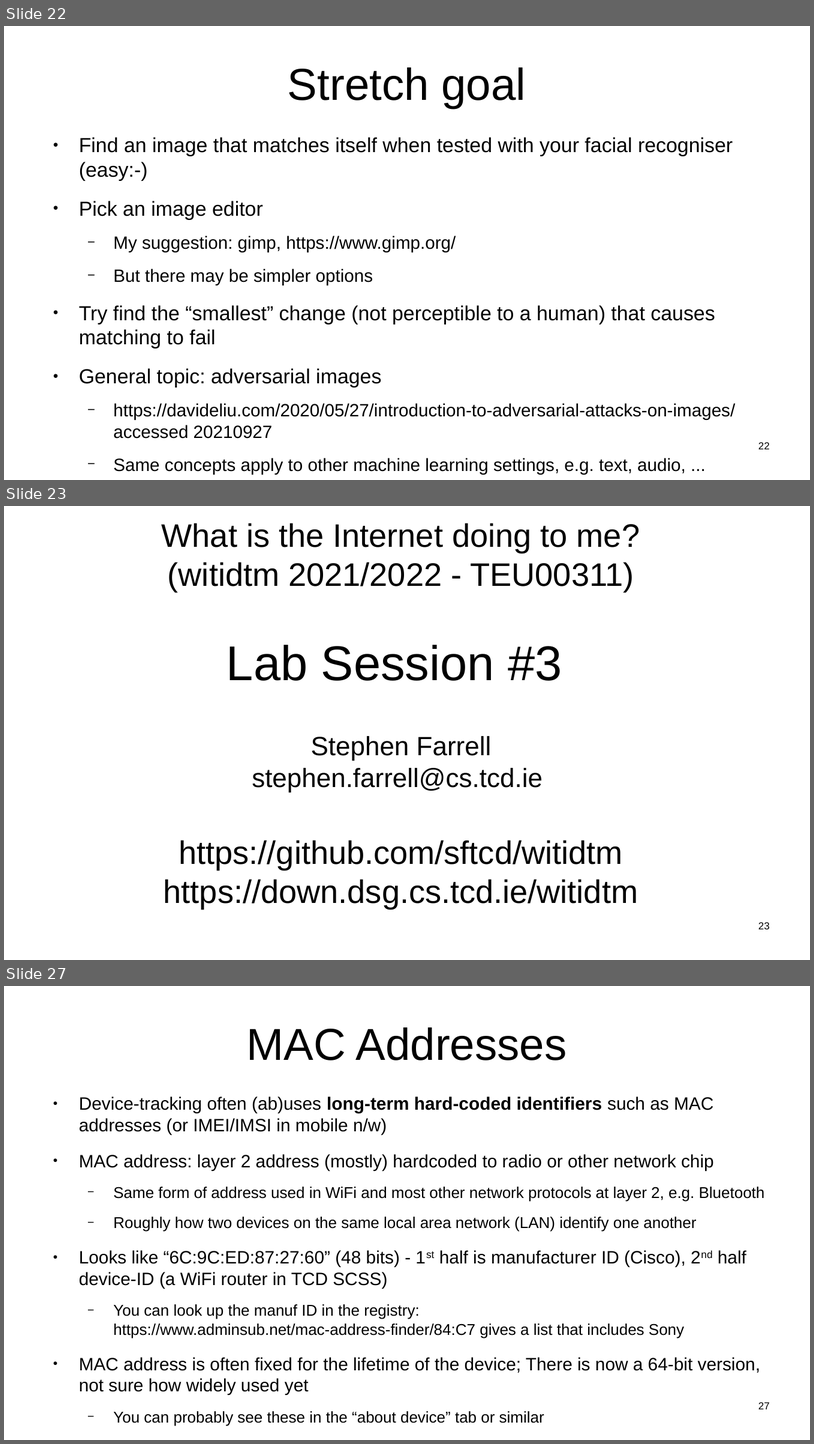
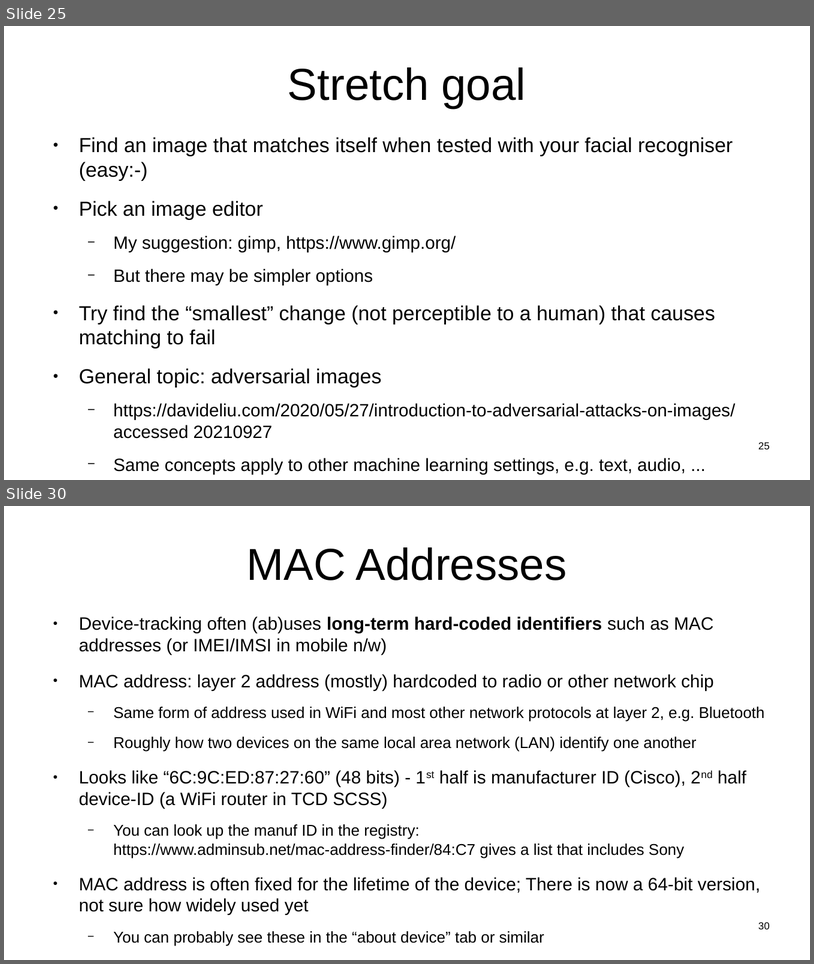
Before and after one commit to sftcd/witidtm, a slide deck: lectures/2022-2023/labs.odp. Shown one above the other, each under a label of ours: slides 22, 23 and 27 before the commit, slides 25 and 30 after it; the slides between them are not shown. The pictures are 814x1444 and 814x964 pixels, drawn with LibreOffice and Linux fonts; fonts in the diff are those of the drawing. Boxes give left, top, right and bottom in pixels: in the first picture for what was removed or moved away, otherwise in the second. Text is boxed around its words. In the diff, an @@ line names an element or a change of style, - is before the commit and + after.

```diff
--- a/lectures/2022-2023/labs.odp
+++ b/lectures/2022-2023/labs.odp
@@ slide 23 removed at <box>4,506,810,960</box>, background #FFFFFF @@
@@ subtitle removed at <box>162,523,640,908</box> @@
-What is the Internet doing to me?
-(witidtm 2021/2022 - TEU00311)
-Lab Session #3
-Stephen Farrell
-stephen.farrell@cs.tcd.ie
-https://github.com/sftcd/witidtm
-https://down.dsg.cs.tcd.ie/witidtm
@@ page number removed at <box>759,922,770,929</box> @@
-23
@@ what was slide 22 is now slide 25 @@
@@ page number at <box>759,442,770,449</box>: text changed @@
-22
+25
@@ what was slide 27 is now slide 30 @@
@@ page number at <box>759,922,770,929</box>: text changed @@
-27
+30
```
Also in this commit, not shown: 10 slides changed, 8 slides added, 4 other slides removed, 1 other file.
